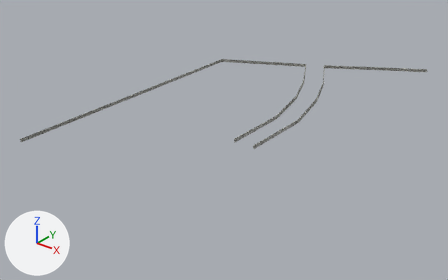
What one commit did to the Blender file media/models/curb.blend.
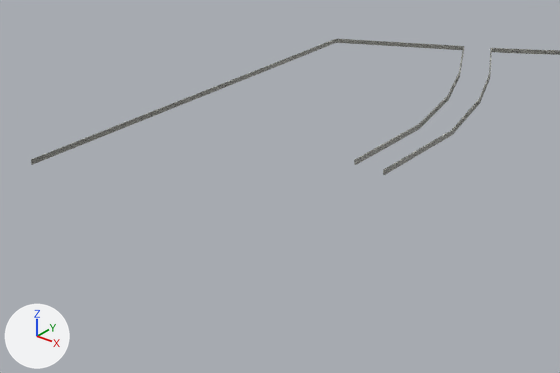
The first picture shows the older version from a 50 mm camera at (137.4, -177.0, 89.0) aimed at (5.7, -12.4, -13.1). The close-ups show both versions on the part from 0% to 83% of the width and 12% to 100% of the height of that picture; other places that the commit changed are outside them. The lights are fixed; the arrows at lower left show +X, +Y and +Z.

The older version as bpy lines, for what is in view:
```python
me_cube_002 = bpy.data.meshes.new('Cube.002')
me_cube_002.from_pydata(...)  # 36 vertices, 34 faces; spans x -87.0..56.0, y -1.0..401.0, z -2.0..3.0
me_cube_002.materials.append(mat_curb2_jpg)  # picture img_curb2_jpg
me_cube_004 = bpy.data.meshes.new('Cube.004')
me_cube_004.from_pydata(...)  # 44 vertices, 42 faces; spans x -210.0..0.0, y -168.0..301.0, z -2.0..3.0
me_cube_004.materials.append(mat_curb2_jpg_001)  # picture img_curb2_jpg_001
ob_cube_001 = bpy.data.objects.new('Cube.001', me_cube_002)
ob_cube_001.location = (33.6, -31.8, 0.0)
ob_cube_001.scale = (0.262, 0.262, 0.262)
ob_cube_002 = bpy.data.objects.new('Cube.002', me_cube_004)
ob_cube_002.location = (25.9, -31.8, 0.0)
ob_cube_002.scale = (0.262, 0.262, 0.262)
```
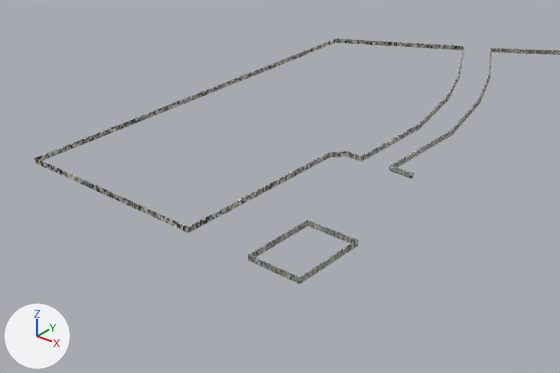
What differs and where, as boxes [x1, y1, x2, y2] in the close-ups (560 x 373 px):
'Cube.002', reshaped (54% taller)
    before: [31, 39, 464, 165]
    after: [34, 39, 464, 233]
'Cube', added
    after: [248, 220, 358, 284]
part 1 of me_cube_004, built on
    before: [31, 41, 420, 165]
    after: [34, 41, 420, 233]
part 2 of me_cube_004, surface changed
    both: [331, 39, 464, 128]

The change, as a list of edits to the scene's bpy script:
```text
Change me_cube_004:
    used by ob_cube_002; location = (25.9, -31.8, 0.0); scale = (0.262, 0.262, 0.262)
    remove me_cube_004.from_pydata(...)  # 44 vertices, 42 faces; spans x -210.0..0.0, y -168.0..301.0, z -2.0..3.0
    add me_cube_004.from_pydata(...)  # 72 vertices, 74 faces; spans x -210.0..0.0, y -164.0..301.0, z -5.0..3.0
    me_cube_004 part 1
    2 faces are deleted
    8 vertices in x -210.0..-209.0, y -168.0..-167.0, z -2.0..3.0 move by (0.0, 4.0, 0.0)
    4 vertices in x -1.0..0.0, y -1.0, z -2.0..3.0 move by (0.0, 10.0, 0.0)
    28 vertices are added at x -26.0..0.0, y -164.0..9.0, z -5.0..3.0
    34 new faces join them
    me_cube_004 part 2: 40 kept faces spanning x -210.0..0.0, y -164.0..301.0, z -2.0..3.0 get new texture (UV) coordinates
Add me_cube:
    me_cube.from_pydata(...)  # 32 vertices, 34 faces; spans x 2.9..94.1, y -1.6..121.1, z -1.0..1.0
    me_cube.materials.append(mat_curb2_jpg_001)  # picture img_curb2_jpg_001
Add ob_cube:
    ob_cube = bpy.data.objects.new('Cube', me_cube)
    ob_cube.location = (34.4, -74.6, 0.1)
    ob_cube.scale = (0.134, 0.134, 0.605)
```
